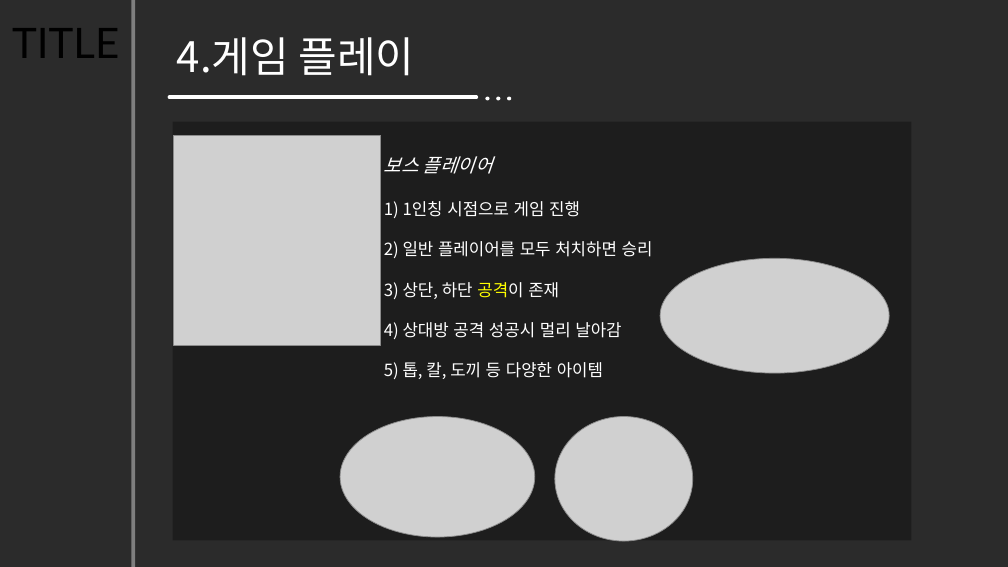
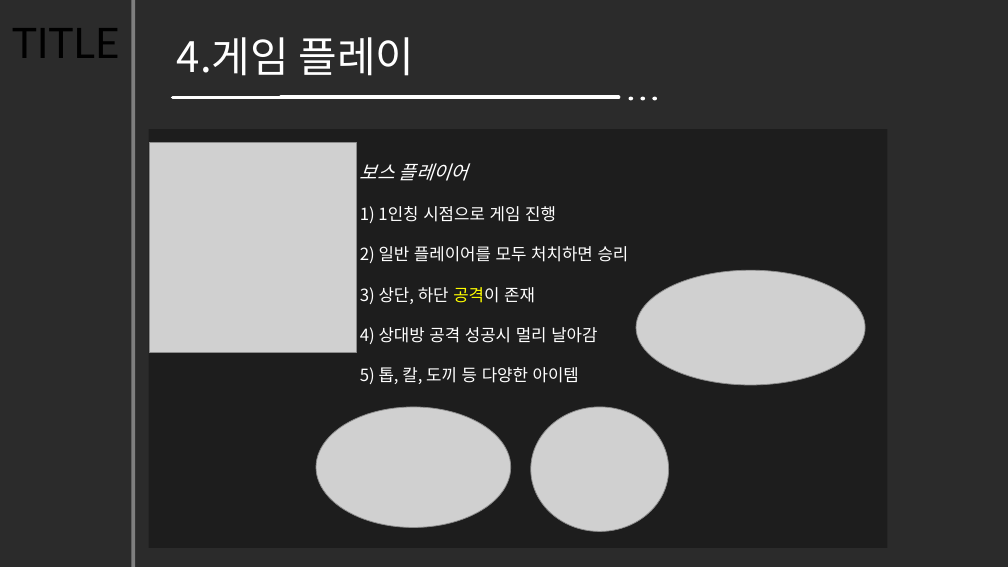
Before and after one commit to hajeongyeon/capstone_design, a slide deck: slide 6 of planning/2017.11.28(Week13).pptx (slide 7 before the commit). Drawn at 1008x567 pixels with LibreOffice and Linux fonts; fonts in the diff are those of the drawing; grey boxes stand for pictures; background and template pictures are left out; a plain dark background stands for a picture behind light text. Boxes give left, top, right and bottom in pixels: in the first picture for what was removed or moved away, otherwise in the second. Text is boxed around its words. In the diff, an @@ line names an element or a change of style, - is before the commit and + after.

```diff
--- a/planning/2017.11.28(Week13).pptx
+++ b/planning/2017.11.28(Week13).pptx
@@ line moved from (476, 98) - (169, 98) to (590, 98) - (172, 98) @@
@@ line added from (619, 98) to (281, 98), #F6F8FC 3.5 pt @@
@@ ellipse: place and size @@
-ellipse at (507,97,511,101)
+ellipse at (628,97,633,101)
@@ ellipse: place and size @@
-ellipse at (496,97,500,101)
+ellipse at (640,97,645,101)
@@ ellipse: place and size @@
-ellipse at (485,97,489,101)
+ellipse at (653,97,657,101)
@@ picture: place and size @@
-picture at (173,135,380,345)
+picture at (149,143,356,352)
@@ rectangle: place and size @@
-rectangle at (172,122,911,541)
+rectangle at (149,129,888,548)
@@ text "보스 플레이어": place and size @@
-text "보스 플레이어" at (384,156,653,379)
+text "보스 플레이어" at (360,163,629,384)
@@ picture: place and size @@
-picture at (660,259,889,374)
+picture at (636,270,865,385)
@@ picture: place and size @@
-picture at (340,417,535,537)
+picture at (316,407,511,527)
@@ picture: place and size @@
-picture at (555,417,693,541)
+picture at (531,407,668,532)
```
Also in this commit, not shown: 6 other slides changed, 1 slide removed.
